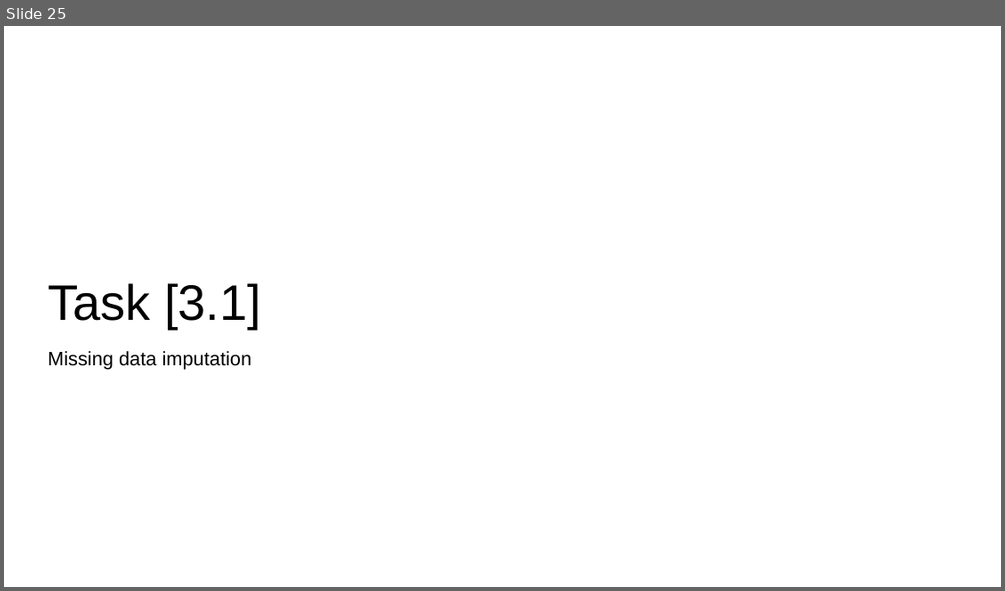
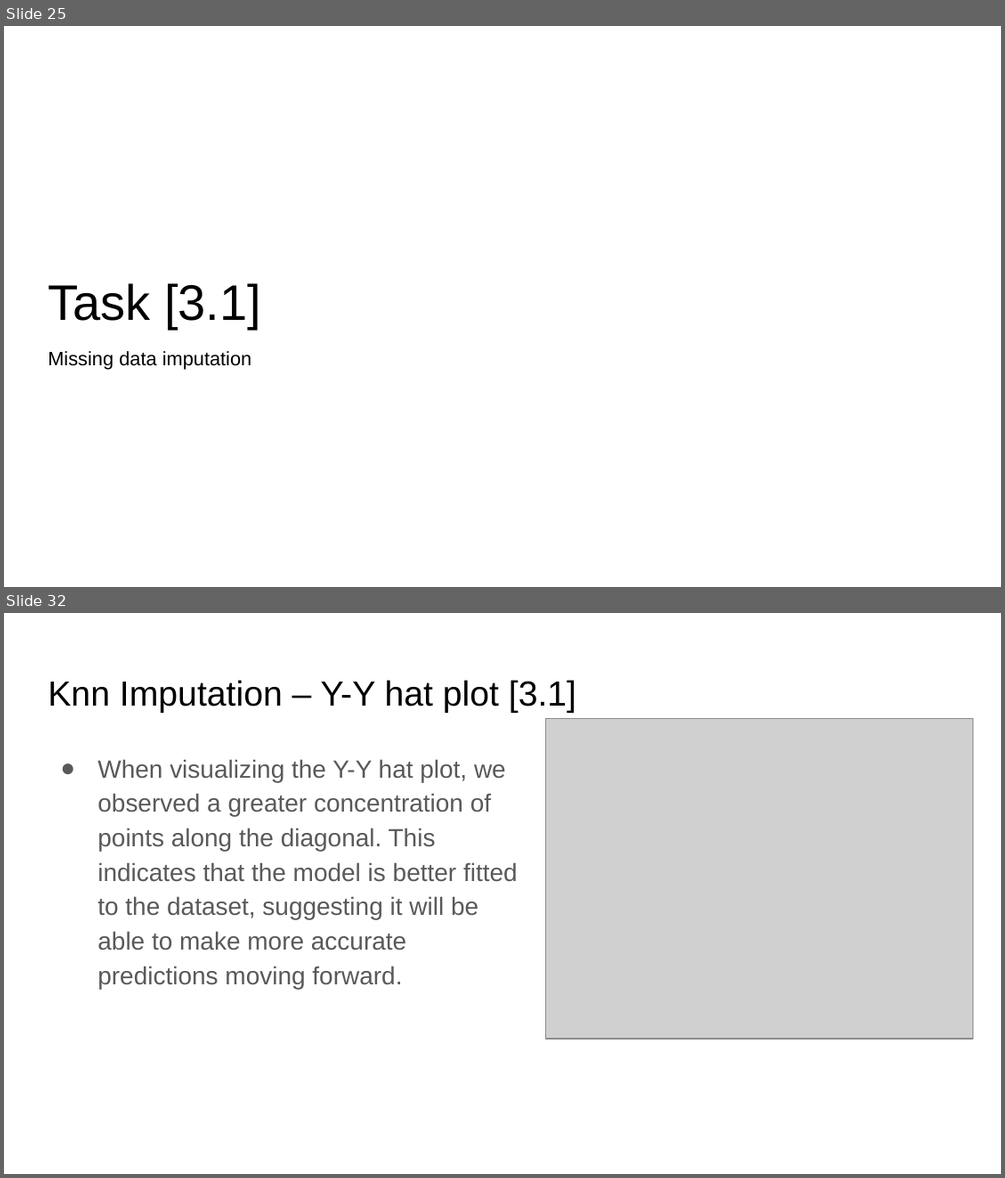
Before and after one commit to PedroFPeralta/FCT-ML-Nova-PRS2, a slide deck: ML@NOVA Team PRS.pptx. Shown one above the other, each under a label of ours: slide 25 before the commit, slides 25 and 32 after it; the slides between them are not shown. The pictures are 1005x591 and 1005x1178 pixels, drawn with LibreOffice and Linux fonts; fonts in the diff are those of the drawing; grey boxes stand for pictures. Boxes give left, top, right and bottom in pixels: in the first picture for what was removed or moved away, otherwise in the second. Text is boxed around its words. In the diff, an @@ line names an element or a change of style, - is before the commit and + after.

```diff
--- a/ML@NOVA Team PRS.pptx
+++ b/ML@NOVA Team PRS.pptx
@@ slide 32 added at [4, 613, 1001, 1174], background #FFFFFF @@
@@ title added at [48, 680, 576, 713], 25.2 pt, text #000000 @@
+Knn Imputation – Y-Y hat plot [3.1]
@@ picture added at [546, 719, 973, 1038] @@
@@ text added at [97, 759, 518, 989], 18 pt, text #595959 @@
+● When visualizing the Y-Y hat plot, we observed a greater concentration of points along the diagonal. This indicates that the model is better fitted to the dataset, suggesting it will be able to make more accurate predictions moving forward.
```
Also in this commit, not shown: 3 slides changed, 38 other slides added, 26 slides removed.
